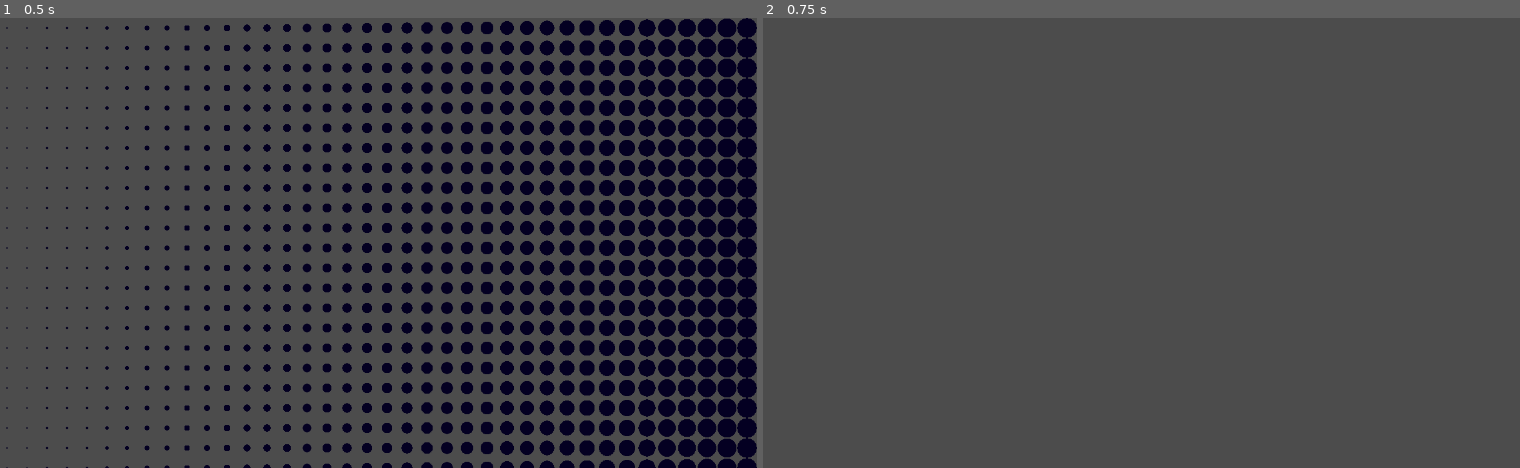
Above: before the commit, frames 1-2 (left to right).
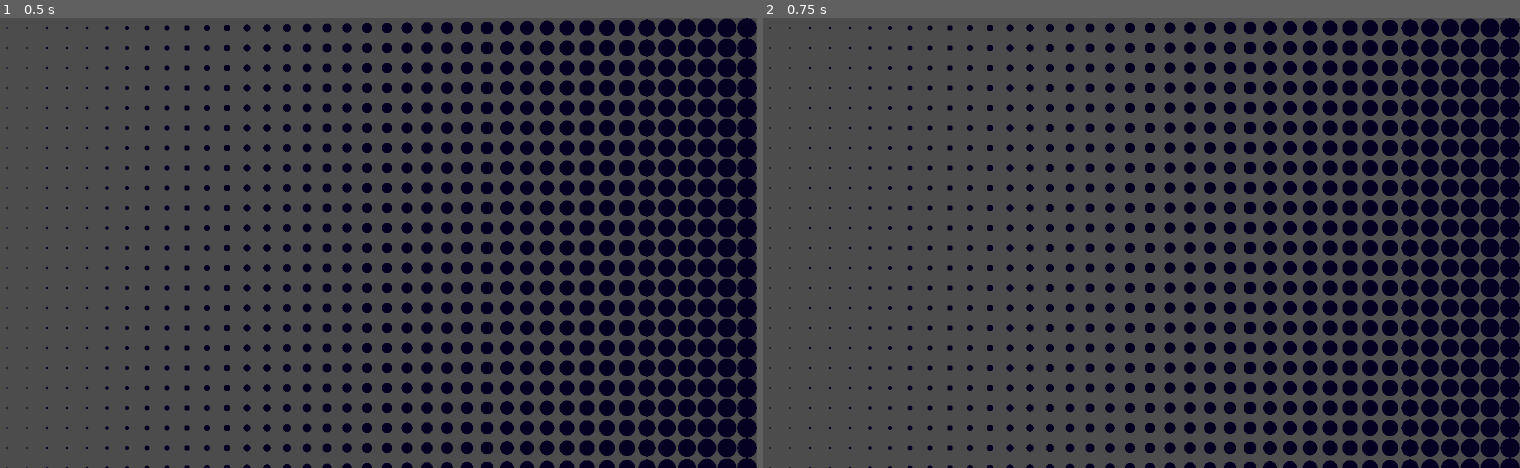
Above: after the commit, the same moments.

Repository: MatiasVME/TheCanines
Game: Godot game, scene res://Transition/Transition.tscn
The game is run twice, just before and just after one commit, with the same random seed, the same clock (stepped at 60 frames per second) and the same inputs. The project has no main scene, so this scene is started directly.
Inputs:
- Up to frame 1 (0.5 s): no input
- Up to frame 2 (0.75 s): tap Enter (ui_accept) at 0.5 s; hold Enter (ui_accept) from 0.53 s (still down)

Frame 1 is identical in both runs. In frame 2, 28% of the frame differs, in the area x 0-100%, y 0-100%.

Commit message:
Se añade imagenes del perrito y transicción de escena

Diff:
--- a/Transition/Transition.gd
+++ b/Transition/Transition.gd
@@ -4,14 +4,16 @@
 
 
 func _process(delta):
-#	amount -= delta
 	material.set_shader_param("position", shader_pos)
-#	print(amount)
 
 
-func _input(event):
-	if event.is_action_pressed("ui_accept"):
-		start()
+func change_scene(scene : String):
+	show()
+	get_tree().paused = true
+	yield(get_tree().create_timer(2.0), "timeout")
+	get_tree().paused = false
+	get_tree().change_scene(scene)
+	hide()
 
 
 func start():
@@ -20,8 +22,21 @@
 		"shader_pos",
 		1,
 		-1.5,
-		10,
+		1.5,
 		Tween.TRANS_QUAD,
 		Tween.EASE_IN_OUT
 	)
 	$Tween.start()
+
+
+func finish():
+	$Tween.interpolate_property(
+		self,
+		"shader_pos",
+		-1.5,
+		1,
+		1.5,
+		Tween.TRANS_QUAD,
+		Tween.EASE_IN_OUT
+	)
+	$Tween.start()
Binary file added: Game/Benny/Walking/walk-1.png
Not shown, added: Game/Benny/Walking/walk-1.png.import
Binary file added: Game/Benny/Walking/walk-2.png
Not shown, added: Game/Benny/Walking/walk-2.png.import
Binary file added: Game/Benny/Walking/walk-3.png
Not shown, added: Game/Benny/Walking/walk-3.png.import
Binary file added: Game/Benny/Walking/walk-4.png
Not shown, added: Game/Benny/Walking/walk-4.png.import
Binary file added: Game/Benny/Walking/walk-5.png
Not shown, added: Game/Benny/Walking/walk-5.png.import
